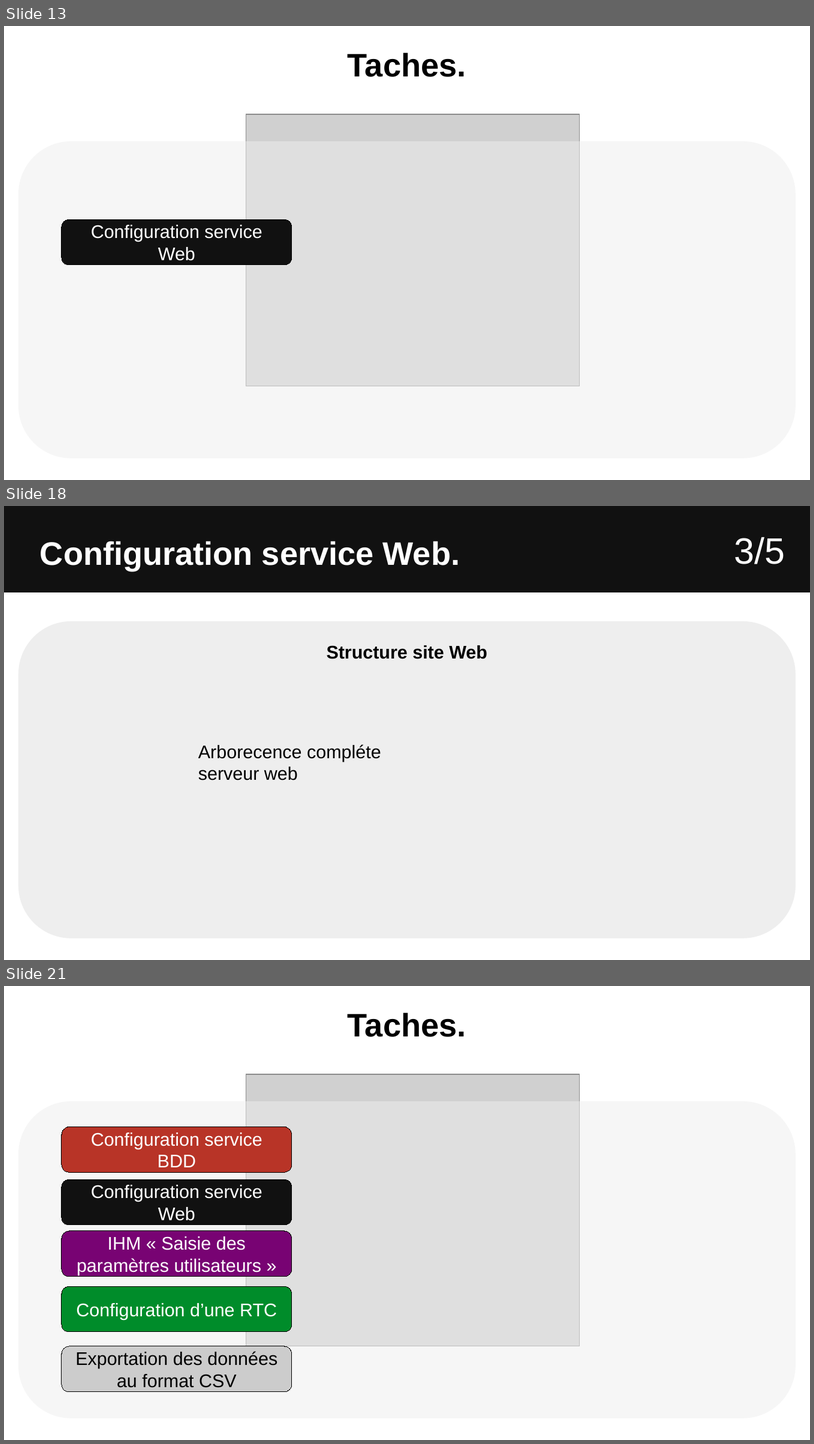
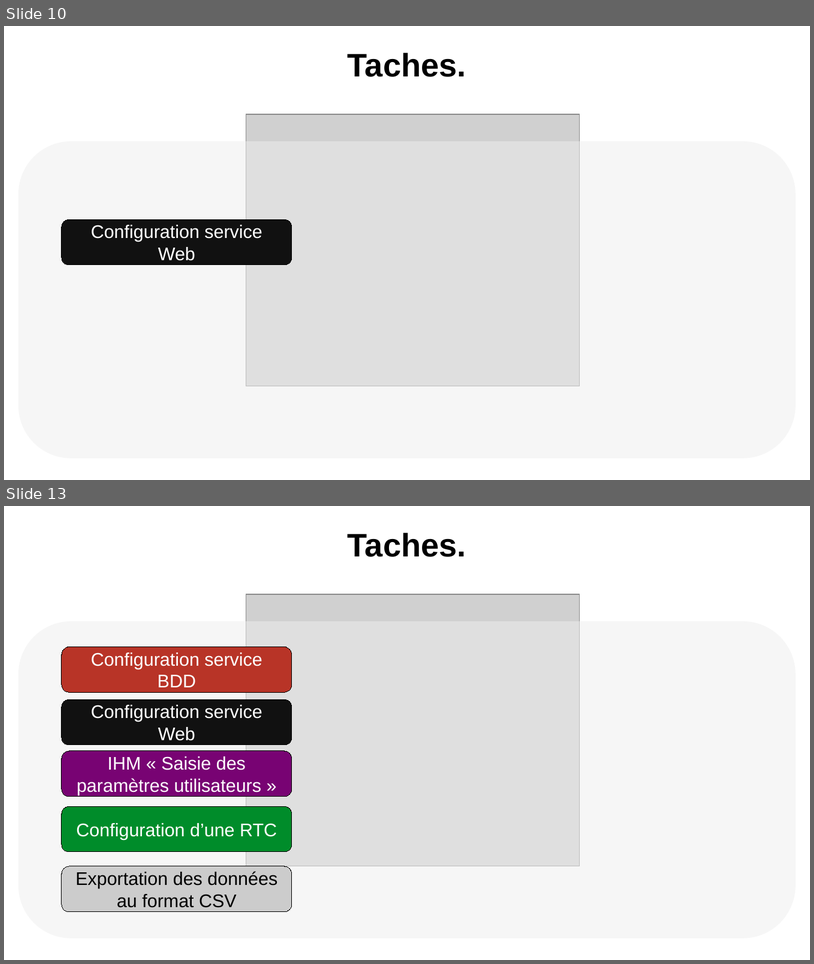
Before and after one commit to Sauvage89/sechoir-houblon, a slide deck: doc/diaporama/revu2/revu2_sauvage.odp. Shown one above the other, each under a label of ours: slides 13, 18 and 21 before the commit, slides 10 and 13 after it; the slides between them are not shown. The pictures are 814x1444 and 814x964 pixels, drawn with LibreOffice and Linux fonts; fonts in the diff are those of the drawing; grey boxes stand for pictures. Boxes give left, top, right and bottom in pixels: in the first picture for what was removed or moved away, otherwise in the second. Text is boxed around its words. In the diff, an @@ line names an element or a change of style, - is before the commit and + after.

```diff
--- a/doc/diaporama/revu2/revu2_sauvage.odp
+++ b/doc/diaporama/revu2/revu2_sauvage.odp
@@ slide 18 removed at (x1=4, y1=506, x2=810, y2=960), background #FFFFFF @@
@@ rectangle removed at (x1=4, y1=506, x2=810, y2=592) @@
@@ text removed at (x1=40, y1=541, x2=460, y2=571) @@
-Configuration service Web.
@@ text removed at (x1=734, y1=537, x2=785, y2=564) @@
-3/5
@@ rounded rectangle removed at (x1=18, y1=621, x2=797, y2=938) @@
-Structure site Web
@@ text removed at (x1=198, y1=744, x2=381, y2=780) @@
-Arborecence compléte serveur web
@@ what was slide 13 is now slide 10 @@
@@ what was slide 21 is now slide 13 @@
```
Also in this commit, not shown: 22 slides changed, 1 slide added, 14 other slides removed, 2 other files.
